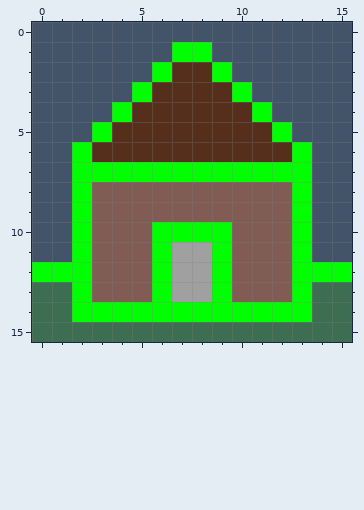
A pixel-art sprite gets an edit: Assets/Resources/Sprites/Graphics/9.png. That is the earlier state.
The file is 16x16 pixels.
The same view after the edit:
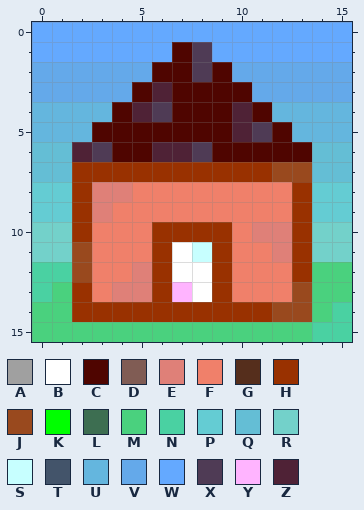
Palette (. is transparent): A #a0a0a0  B #ffffff  C #4f0500  D #805c54  E #df8078  F #f0806a  G #552e1c  H #993100  J #99491e  K #00ff00  L #3d6e51  M #4ad17e  N #4ad1a2  P #64ccd3  Q #64bed5  R #73d1ca  S #c7ffff  T #43546a  U #64b6de  V #64a9ea  W #64a9ff  X #4f3b55  Y #ffb4ff  Z #4f2236
The edit:
Changed rows in their new state; - is an unchanged pixel.
first column x 0:
 0 WWWWWWWWWWWWWWWW
 1 WWWWWWWCXWWWWWWW
 2 VVVVVVCCXCVVVVVV
 3 VVVVVCZCCCCVVVVV
 4 UUUUCZXCCCZCUUUU
 5 UUUCCCCCCCZXCUUU
 6 QQZXCCZZXCCCCCQQ
 7 QQHHHHHHHHHHJJQQ
 8 PPHEEFFFFFFFFHPP
 9 PPHEFFFFFFFFFHPP
10 RRHFFFHHHHFEEHRR
11 RRJFFFHBSHFFEHRR
12 NNJFFEHBBHFFFHMM
13 NMHFEEHYBHFFFJMM
14 MMHHHHHHHHHHJJMN
15 MMMMMMMMMMMMMMNN
Boxes around the changes in both pictures, in picture pixels (x1, y1, x2, y2):
changed: (32, 22, 352, 342)
